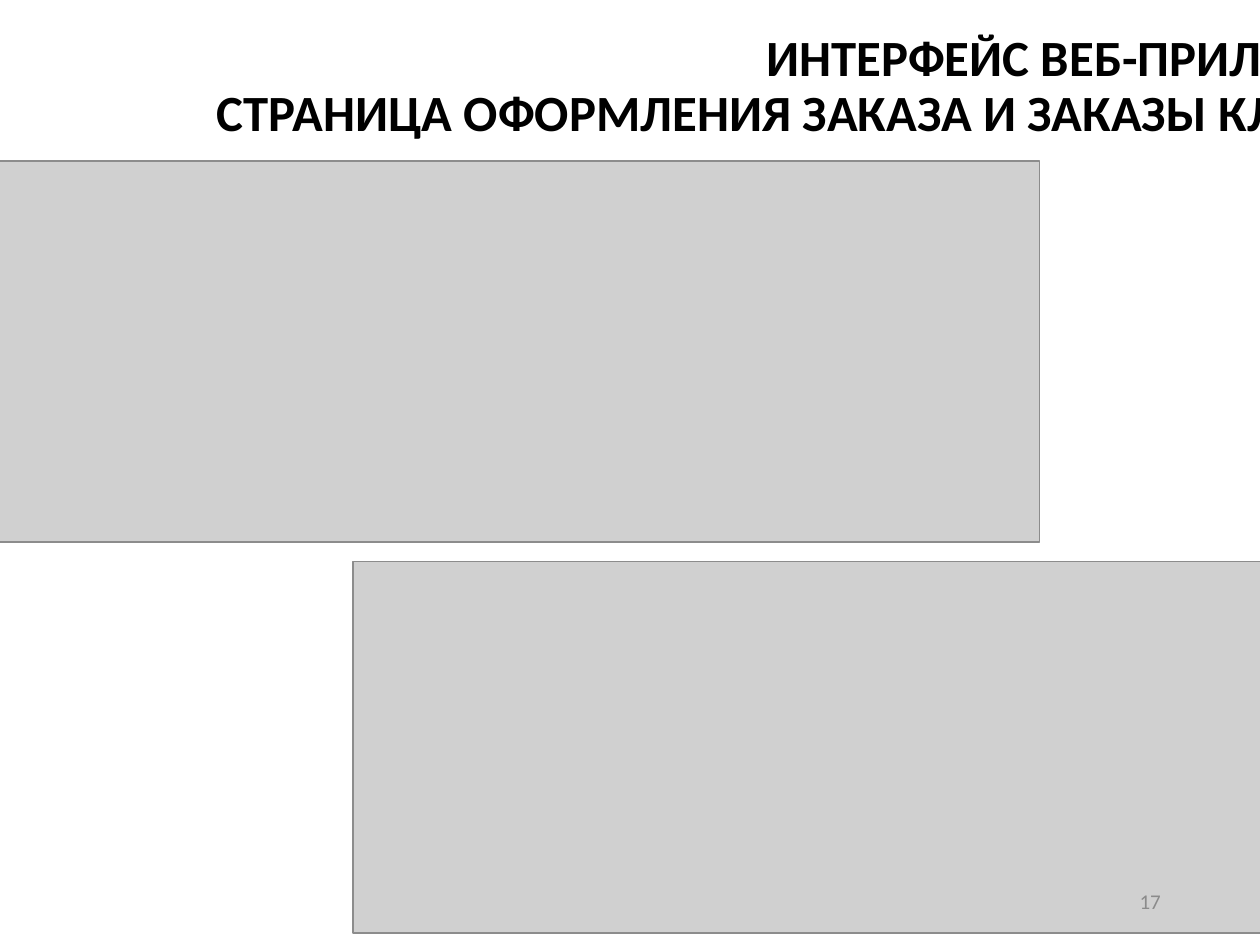
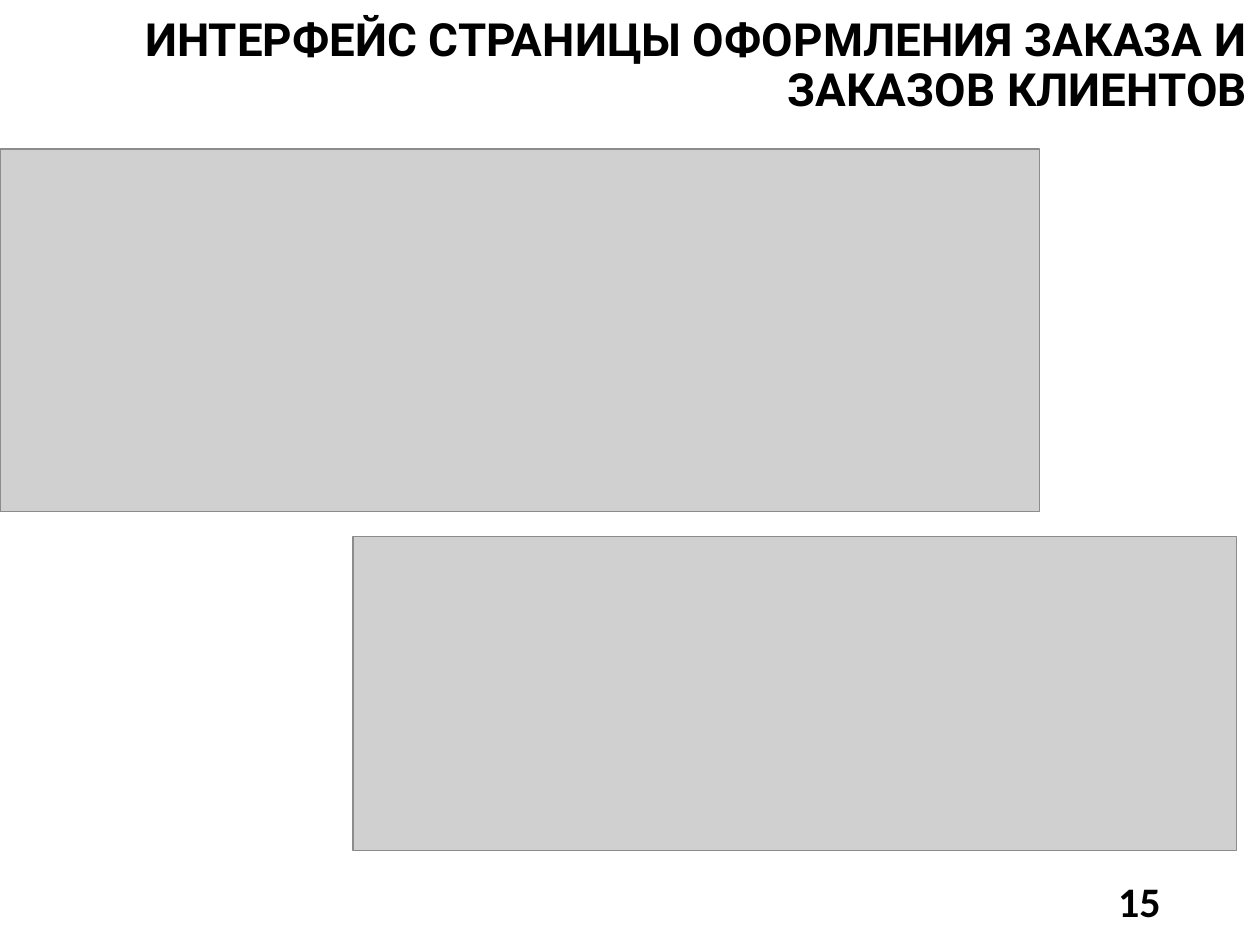
Before and after one commit to DaniilTropin11/IB-Company, a slide deck: slide 15 of ПРАВКИ_Презентация ВКР ВО.pptx (slide 17 before the commit). Drawn at 1260x945 pixels with LibreOffice and Linux fonts; fonts in the diff are those of the drawing; grey boxes stand for pictures; background and template pictures are left out. Boxes give left, top, right and bottom in pixels: in the first picture for what was removed or moved away, otherwise in the second. Text is boxed around its words. In the diff, an @@ line names an element or a change of style, - is before the commit and + after.

```diff
--- a/ПРАВКИ_Презентация ВКР ВО.pptx
+++ b/ПРАВКИ_Презентация ВКР ВО.pptx
@@ title at (145, 15, 1247, 107): text changed; size 29 to 26.1 pt; font Calibri to Roboto @@
-ИНТЕРФЕЙС ВЕБ-ПРИЛОЖЕНИЯ
-СТРАНИЦА ОФОРМЛЕНИЯ ЗАКАЗА И ЗАКАЗЫ КЛИЕНТОВ
+ИНТЕРФЕЙС СТРАНИЦЫ ОФОРМЛЕНИЯ ЗАКАЗА И ЗАКАЗОВ КЛИЕНТОВ
@@ picture: place and size @@
-picture at (0, 161, 1040, 542)
+picture at (0, 149, 1040, 512)
@@ picture: place and size @@
-picture at (353, 562, 1260, 934)
+picture at (353, 537, 1236, 850)
@@ page number at (1118, 889, 1161, 918): text changed; size 12 to 24 pt; text colour #8C8C8C to #000000; bold on @@
-17
+15
```
Also in this commit, not shown: 9 other slides changed, 6 slides added, 8 slides removed.
